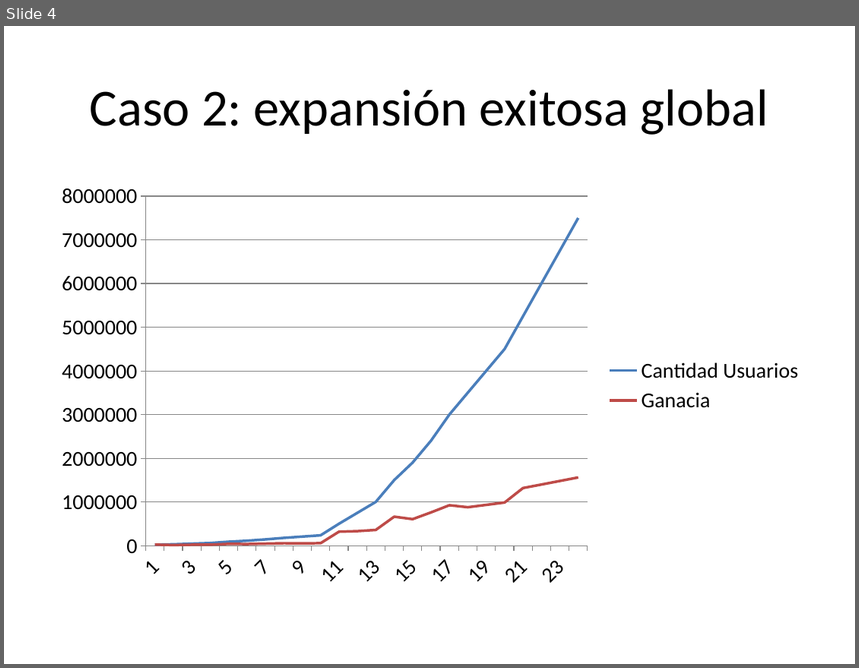
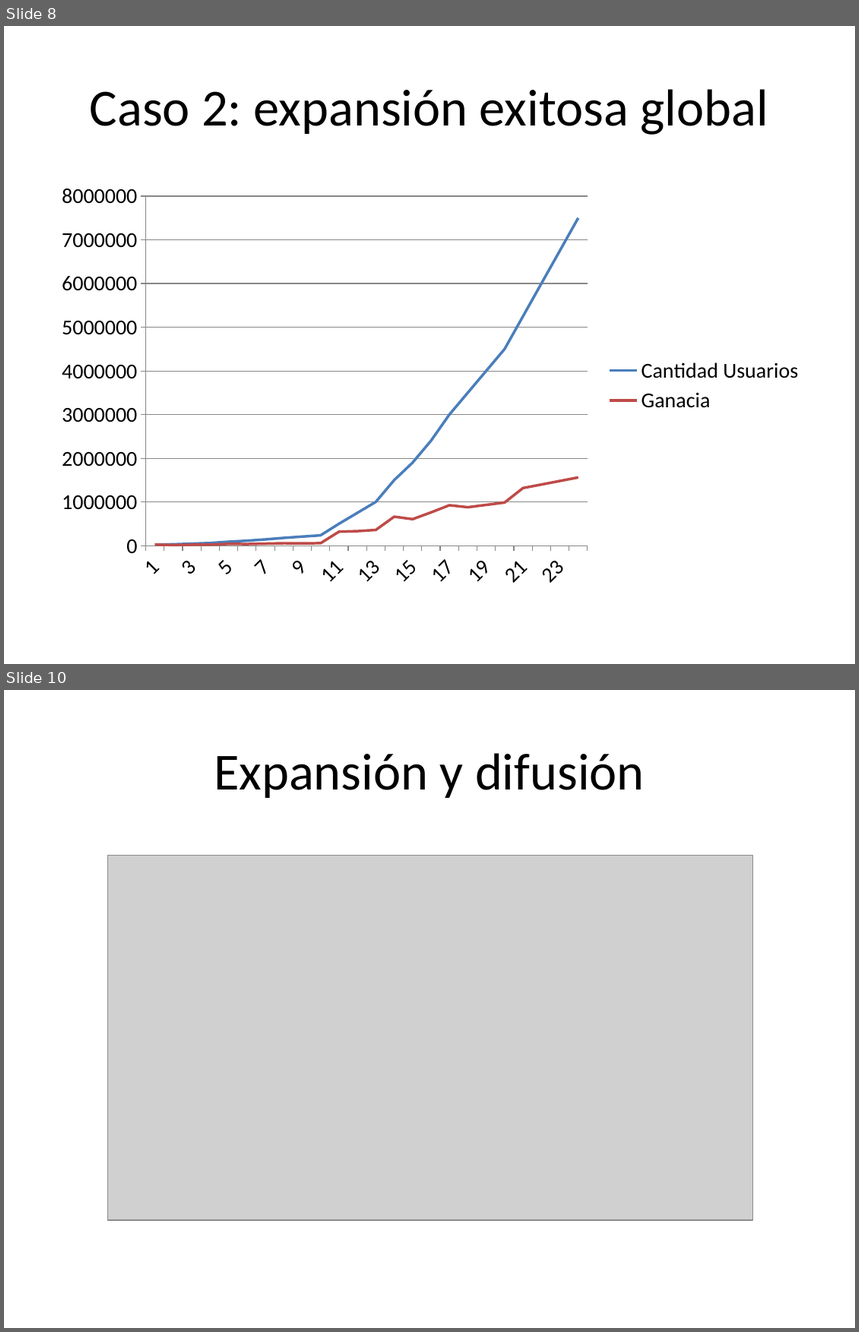
Before and after one commit to dschenkelman/taller-proyectos, a slide deck: Assets/Presentación negocio.pptx. Shown one above the other, each under a label of ours: slide 4 before the commit, slides 8 and 10 after it; the slides between them are not shown. The pictures are 859x668 and 859x1332 pixels, drawn with LibreOffice and Linux fonts; fonts in the diff are those of the drawing; grey boxes stand for pictures. Boxes give left, top, right and bottom in pixels: in the first picture for what was removed or moved away, otherwise in the second. Text is boxed around its words. In the diff, an @@ line names an element or a change of style, - is before the commit and + after.

```diff
--- a/Assets/Presentación negocio.pptx
+++ b/Assets/Presentación negocio.pptx
@@ slide 10 added at bbox=[4, 690, 855, 1328], background #FFFFFF @@
@@ title added at bbox=[214, 753, 645, 798], 44 pt, text #000000 @@
+Expansión y difusión
@@ picture added at bbox=[108, 855, 753, 1220] @@
@@ what was slide 4 is now slide 8 @@
```
Also in this commit, not shown: 8 other slides added, 2 slides removed, 1 other file.
